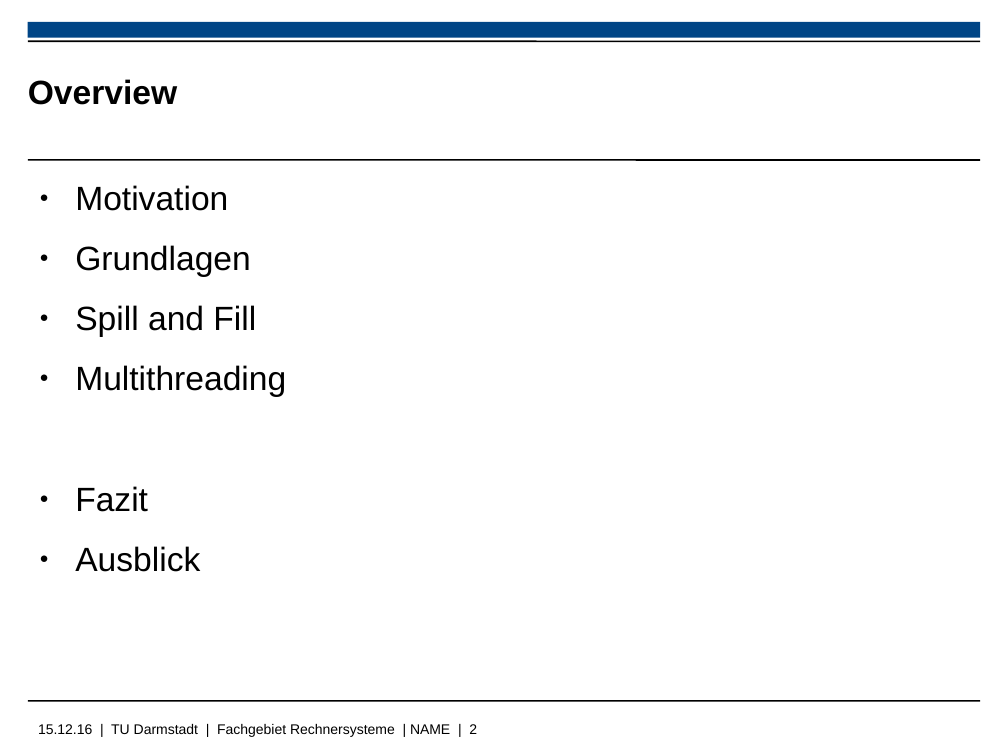
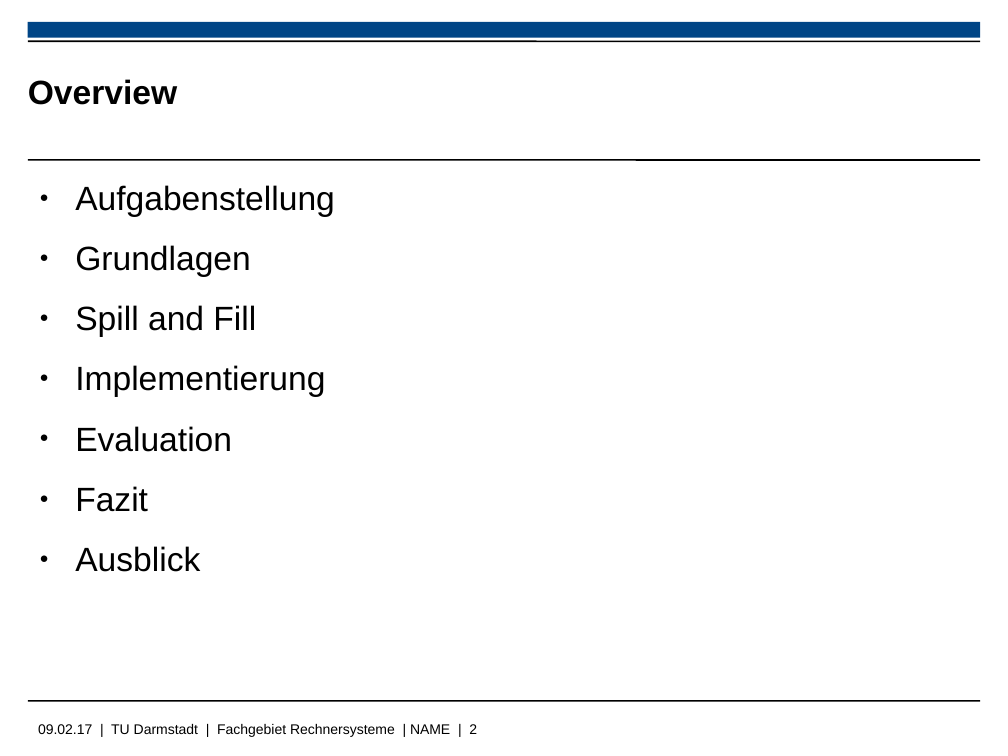
Before and after one commit to Wiero/PS_RS_REPORT, a slide deck: slide 2 of libreoffice_presentation.odp. Drawn at 1008x756 pixels with LibreOffice and Linux fonts; fonts in the diff are those of the drawing; background and template pictures are left out. Boxes give left, top, right and bottom in pixels: in the first picture for what was removed or moved away, otherwise in the second. Text is boxed around its words. In the diff, an @@ line names an element or a change of style, - is before the commit and + after.

```diff
--- a/libreoffice_presentation.odp
+++ b/libreoffice_presentation.odp
@@ text at (75,185,335,217): text changed @@
-● Motivation
+● Aufgabenstellung
@@ text at (75,365,325,452): text changed @@
-● Multithreading
+● Implementierung
+● Evaluation
@@ text at (38,724,477,737): text changed @@
-15.12.16 | TU Darmstadt | Fachgebiet Rechnersysteme | NAME | 2
+09.02.17 | TU Darmstadt | Fachgebiet Rechnersysteme | NAME | 2
```
Also in this commit, not shown: 8 slides added, 17 other files.
